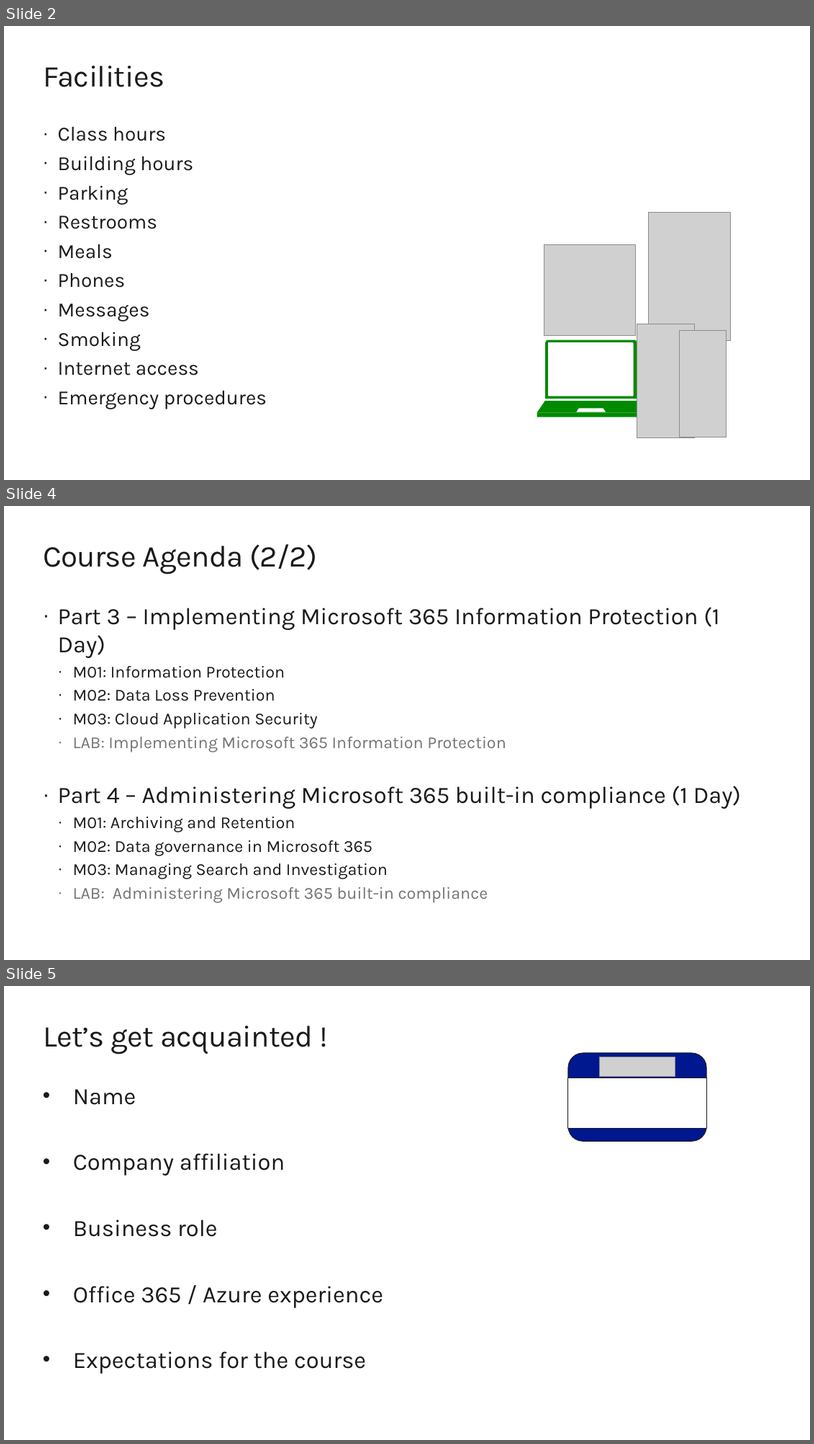
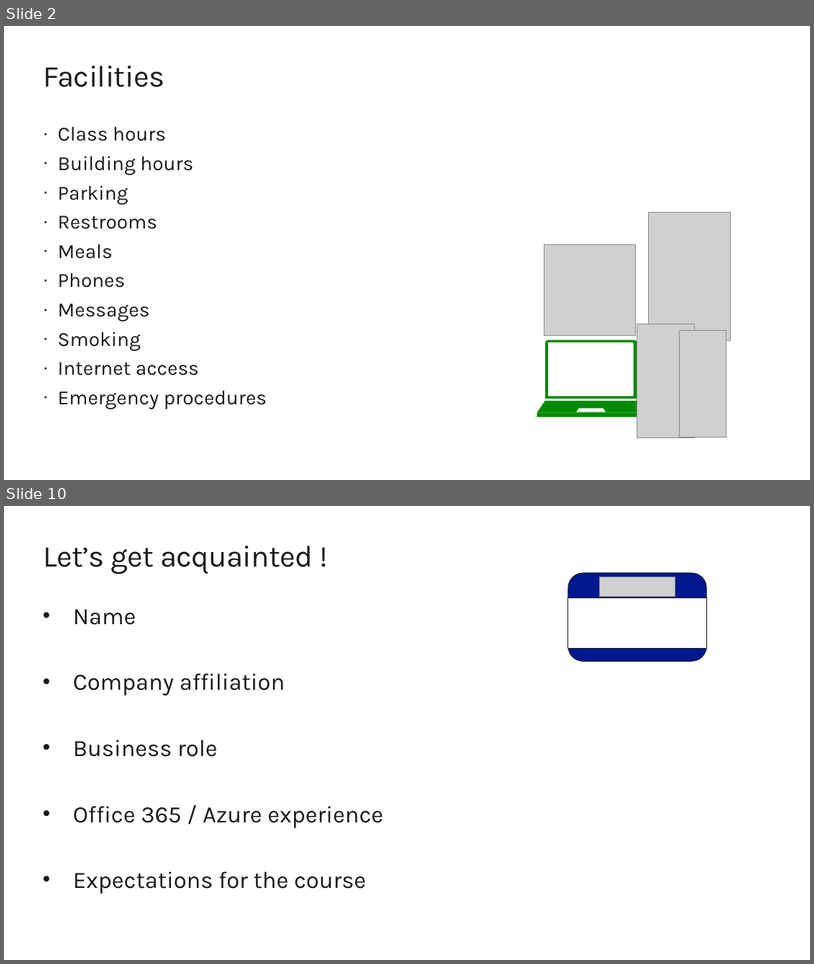
Before and after one commit to renaudwangler/ib, a slide deck: extra/MS-500AIntro.pptx. Shown one above the other, each under a label of ours: slides 2, 4 and 5 before the commit, slides 2 and 10 after it; the slides between them are not shown. The pictures are 814x1444 and 814x964 pixels, drawn with LibreOffice and Linux fonts; fonts in the diff are those of the drawing; grey boxes stand for pictures. Boxes give left, top, right and bottom in pixels: in the first picture for what was removed or moved away, otherwise in the second. Text is boxed around its words. In the diff, an @@ line names an element or a change of style, - is before the commit and + after.

```diff
--- a/extra/MS-500AIntro.pptx
+++ b/extra/MS-500AIntro.pptx
@@ slide 4 removed at box(4, 506, 810, 960), background #FFFFFF @@
@@ title removed at box(43, 544, 317, 574) @@
-Course Agenda (2/2)
@@ text removed at box(58, 607, 741, 902) @@
-· Part 3 – Implementing Microsoft 365 Information Protection (1 Day)
-  · M01: Information Protection
-  · M02: Data Loss Prevention
-  · M03: Cloud Application Security
-  · LAB: Implementing Microsoft 365 Information Protection
-· Part 4 – Administering Microsoft 365 built-in compliance (1 Day)
-  · M01: Archiving and Retention
-  · M02: Data governance in Microsoft 365
-  · M03: Managing Search and Investigation
-  · LAB: Administering Microsoft 365 built-in compliance
@@ what was slide 5 is now slide 10 @@
```
Also in this commit, not shown: 7 slides added, 1 other slide removed.
